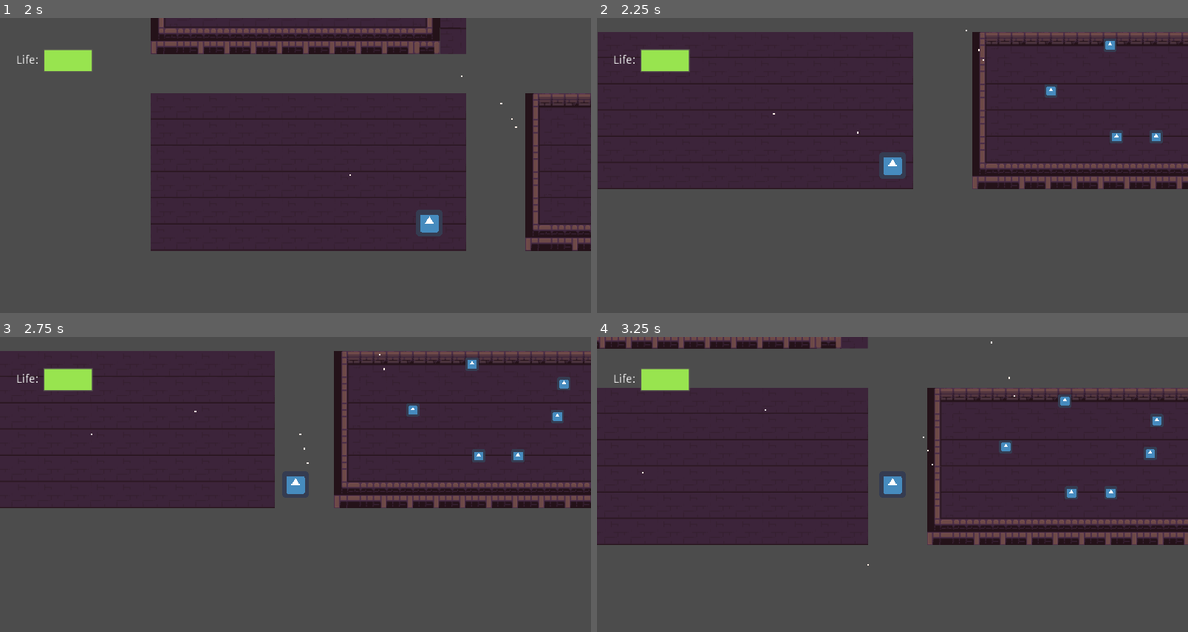
Above: before the commit, frames 1-4 (two rows, left to right).
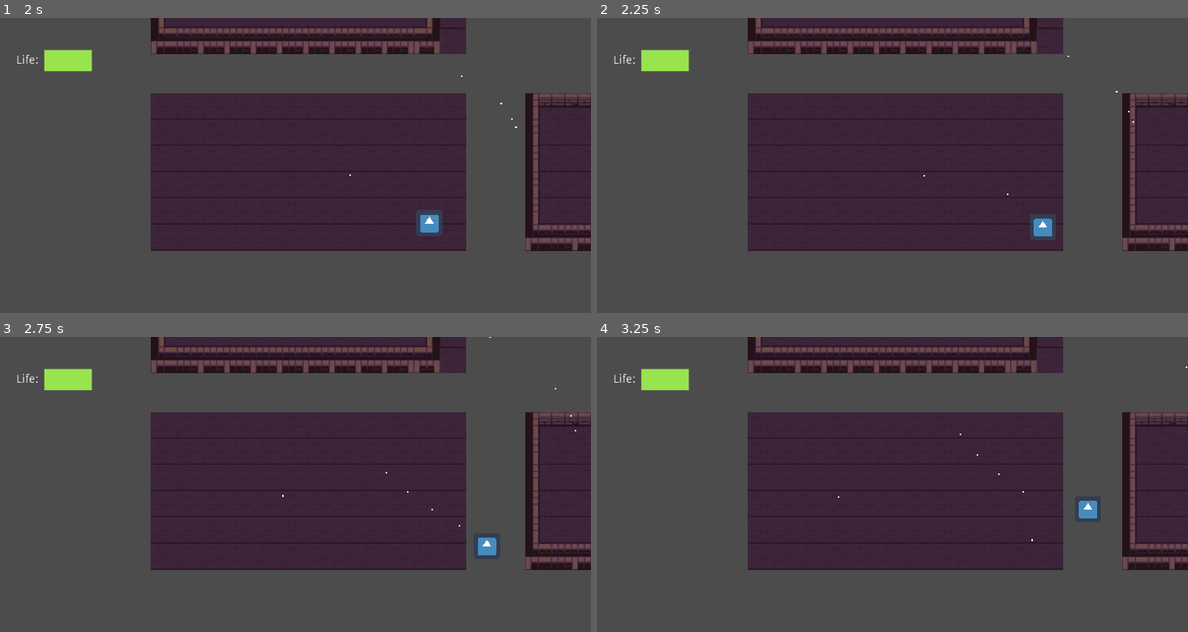
Above: after the commit, the same moments.

Repository: Skuuully/Godot2dTopDown
Game: Godot game, scene res://Scenes/World.tscn
Same seed, same stepped clock (60 frames per second), same inputs: the game is played once before the commit and once after it. The engine's default icon, where the game draws it, is replaced by a stand-in: a white triangle on a blue panel in a dark square.
Inputs (mouse positions are in pixels of both pictures, inside the frame that each line leads up to):
- Up to frame 1 (2 s): tap Enter at 0.5 s; move the mouse to (425, 150) at 0.52 s; press the mouse at (425, 150) at 0.53 s; hold D (right) 0.53-1.28 s; move the mouse to (177, 180) at 1.27 s; release the mouse at (177, 180) at 1.28 s; hold S (down) from 1.28 s (still down); click (177, 180) at 1.35 s
- Up to frame 2 (2.25 s): move the mouse to (951, 100) at 2.02 s; release S (down) at 2.03 s; press the mouse at (951, 100) at 2.03 s; hold D (right) from 2.03 s (still down)
- Up to frame 3 (2.75 s): keep holding D (right)
- Up to frame 4 (3.25 s): move the mouse to (862, 543) at 2.77 s; release D (right) at 2.78 s; release the mouse at (862, 543) at 2.78 s; hold W (up) from 2.78 s (still down); click (862, 543) at 2.85 s

Frame 1 is identical in both runs. In frame 2, 51% of the frame differs, in the area x 0-100%, y 0-79%; in frame 3, 51%; in frame 4, 43%.
Error after the commit: Parse Error: The class "Room" shadows a native class. (res://Scripts/Room.gd:4)

Commit message:
More work on the base enemy states, idle and move should now work together to calculate a route when the player moves and then to change to the mode to follow said route

Diff:
--- a/Prefabs/BasicEnemy.tscn
+++ b/Prefabs/BasicEnemy.tscn
@@ -1,10 +1,12 @@
-[gd_scene load_steps=6 format=2]
+[gd_scene load_steps=7 format=2]
 
 [ext_resource path="res://Scripts/BasicEnemy/BasicEnemyStateMachine.gd" type="Script" id=1]
 [ext_resource path="res://Scripts/BasicEnemy/BasicEnemyIdle.gd" type="Script" id=2]
 [ext_resource path="res://Scripts/BasicEnemy/BasicEnemyMoving.gd" type="Script" id=3]
-[ext_resource path="res://Prefabs/BasicEnemyShooting.gd" type="Script" id=4]
+[ext_resource path="res://Scripts/BasicEnemy/BasicEnemyShooting.gd" type="Script" id=4]
 [ext_resource path="res://Scripts/BasicEnemy/BasicEnemy.gd" type="Script" id=5]
+
+[sub_resource type="RectangleShape2D" id=1]
 
 [node name="BasicEnemy" type="Node"]
 script = ExtResource( 5 )
@@ -20,3 +22,8 @@
 
 [node name="Shooting" type="Node" parent="StateMachine"]
 script = ExtResource( 4 )
+
+[node name="KinematicBody2D" type="KinematicBody2D" parent="."]
+
+[node name="CollisionShape2D" type="CollisionShape2D" parent="KinematicBody2D"]
+shape = SubResource( 1 )
--- a/Scenes/World.tscn
+++ b/Scenes/World.tscn
@@ -9,10 +9,7 @@
 [ext_resource path="res://Scripts/BulletManager.gd" type="Script" id=7]
 [ext_resource path="res://2D Pixel Dungeon Asset Pack/character and tileset/Dungeon_Tileset.png" type="Texture" id=8]
 [ext_resource path="res://Scenes/UI.tscn" type="PackedScene" id=9]
-
-[sub_resource type="Animation" id=1]
-resource_name = "Shockwave"
-length = 0.4
+[ext_resource path="res://Prefabs/BasicEnemy.tscn" type="PackedScene" id=10]
 
 [sub_resource type="NavigationPolygon" id=2]
 vertices = PoolVector2Array( 16, 16, 336, 16, 336, 160, 16, 160 )
@@ -49,9 +46,6 @@
 
 [node name="World" type="Node2D"]
 script = ExtResource( 1 )
-
-[node name="AnimationPlayer" type="AnimationPlayer" parent="."]
-anims/Shockwave = SubResource( 1 )
 
 [node name="GUI" parent="." instance=ExtResource( 9 )]
 margin_left = -8.0
@@ -171,6 +165,8 @@
 "_edit_lock_": true
 }
 
+[node name="BasicEnemy" parent="StartRoom" instance=ExtResource( 10 )]
+
 [node name="TileMap" type="TileMap" parent="StartRoom"]
 z_index = -1
 tile_set = SubResource( 4 )
--- a/Scripts/BasicEnemy/BasicEnemy.gd
+++ b/Scripts/BasicEnemy/BasicEnemy.gd
@@ -1,16 +1,36 @@
-extends Node
+extends Node2D
+class_name BasicEnemy
 
+var rng = RandomNumberGenerator.new()
 
-# Declare member variables here. Examples:
-# var a = 2
-# var b = "text"
+onready var stateMachine = $StateMachine
+var _targetPosition
+var MOVE_RANGE:int = 50
 
+func setPlayerPosition(var playerPosition:Vector2) -> void:
+	_targetPosition = playerPosition
 
-# Called when the node enters the scene tree for the first time.
-func _ready():
-	pass # Replace with function body.
+	pass
 
+# Return - A route to get to a point within
+func getRandCircularPoint():
+	var route = null
 
-# Called every frame. 'delta' is the elapsed time since the previous frame.
-#func _process(delta):
-#	pass
+	var parent = get_parent()
+	if parent != null && parent is Room:
+		var room:Room = parent as Room
+		# Get a Vector2 as some random point on the edge of a circle
+
+		rng.randomize()
+		var x:float = rng.randf_range(-1, 1)
+		var y:float = rng.randf_range(-1, 1)
+		var target:Vector2 = Vector2(x * MOVE_RANGE, y * MOVE_RANGE).normalized()
+		route = room.calculateRoute(global_position, target)
+
+	return route
+
+# Method that can be cheked for on nodes to determine if the node is an enemy
+# node.has_method("isEnemy") will return true, the method need not do anything
+# special
+func isEnemy():
+	pass
--- a/Scripts/BasicEnemy/BasicEnemyIdle.gd
+++ b/Scripts/BasicEnemy/BasicEnemyIdle.gd
@@ -4,3 +4,9 @@
 func enter() -> void:
 	# Change the animation to idle
 	pass
+
+func playerMoved(var playerPosition:Vector2) -> void:
+	var base:BasicEnemy = _stateMachine.get_parent()
+	if base != null:
+		_stateMachine.movingState.setRoute(base.getRandCircularPoint())
+	pass
--- a/Scripts/BasicEnemy/BasicEnemyMoving.gd
+++ b/Scripts/BasicEnemy/BasicEnemyMoving.gd
@@ -2,23 +2,44 @@
 class_name BasicEnemyMoving
 
 var _route = null
+var MOVE_SPEED:int = 20
 
 func enter() -> void:
 	# Change the animation state to moving
-	_findRoute()
+	if _route != null:
+		_findRoute()
 
 func update() -> void:
 	_followRoute()
 	pass
 
 func _followRoute() -> void:
-	if _route != null && _route.size > 0:
-		pass
+	if (_route == null) || (_route.size() < 0):
+		_stateMachine.changeState(BasicEnemyStateMachine.State.IDLE)
+	else:
+		# There is a route set so go ahead and follow it
+		var rigidbodyNode = _stateMachine.get_parent()
+		var dir:Vector2 = (_route[0] - rigidbodyNode.global_position).normalized()
 
-		# At end of route now transition to shoot
-		_stateMachine.changeState(BasicEnemyStateMachine.State.SHOOTING)
-	pass
+		if dir == Vector2.ZERO:
+			_route.remove(0)
+			dir = (_route[0] - rigidbodyNode.global_position).normalized()
+
+		rigidbodyNode.move_and_slide(dir * MOVE_SPEED)
+
+		if rigidbodyNode.global_position == _route[0]:
+			_route.remove(0)
+			if _route.size() < 1:
+				# At end of route now transition to shoot
+				_route = null
+				_stateMachine.changeState(BasicEnemyStateMachine.State.SHOOTING)
 
 func _findRoute() -> void:
-	# Setup the route using the navigation mesh
-	pass
+	# The base enemy node
+	var baseNode = _stateMachine.get_parent()
+	if baseNode != null:
+		var base:BasicEnemy = baseNode as BasicEnemy
+		_route = base.getRandCircularPoint()
+
+func setRoute(var route:PoolVector2Array) -> void:
+	_route = route
--- a/Scripts/BasicEnemy/BasicEnemyState.gd
+++ b/Scripts/BasicEnemy/BasicEnemyState.gd
@@ -1,7 +1,9 @@
 extends Node
 class_name BasicEnemyState
 
-var _stateMachine:BasicEnemyStateMachine = get_parent()
+# Will be of type BasicEnemyStateMachine cannot statically type as will cause cyclic
+# dependancy
+var _stateMachine = get_parent()
 
 # Should handle any functionality that should occur within the _physics_process
 func update() -> void:
--- a/Scripts/BasicEnemy/BasicEnemyStateMachine.gd
+++ b/Scripts/BasicEnemy/BasicEnemyStateMachine.gd
@@ -4,8 +4,13 @@
 # Different states for the state machine
 enum State {IDLE, MOVING, SHOOTING}
 
-# The currentStaet of the node, default to idle
-onready var currentState:BasicEnemyState = $Idle
+# The base enemy class
+var baseEnemy = get_parent()
+
+# The currentState of the node, default to idle
+# The state will be of type BasicEnemyState, not statically typed to avoid
+# cyclic dependancy
+onready var currentState = $Idle
 
 # Node for the idle state
 onready var idleState = $Idle
@@ -15,6 +20,8 @@
 
 # Node for the shooting state
 onready var shootingState = $Shooting
+
+var route = null;
 
 func _physics_process(delta:float) -> void:
 	currentState.update()
@@ -32,3 +39,8 @@
 			currentState = shootingState
 
 	currentState.enter()
+
+func playerMoved(var playerPos:Vector2) -> void:
+	if currentState.has_method("playerMoved"):
+		currentState.playerMoved(playerPos)
+	pass
--- a/Scripts/EnemyNavigation2D.gd
+++ b/Scripts/EnemyNavigation2D.gd
@@ -16,6 +16,10 @@
 
 	return route
 
+func getRoute(var startPosition:Vector2, var targetPosition:Vector2) -> PoolVector2Array:
+	var closestPt = get_closest_point(targetPosition)
+	return get_simple_path(startPosition, closestPt)
+
 func setPlayerPosition(position):
 	# minus the parents position(room position) to get the player position
 	# relative to the room
--- a/Scripts/Room.gd
+++ b/Scripts/Room.gd
@@ -1,6 +1,7 @@
 # Room
 
 extends Node2D
+class_name Room
 
 enum state {ACTIVE, INACTIVE}
 var currentState
@@ -45,7 +46,10 @@
 		_navigation.setPlayerPosition(position)
 
 		for enemy in _enemies:
-			enemy.setRoute(_navigation._getRouteToPlayer(enemy.global_position))
+			if enemy.has_method("setRoute"):
+				enemy.setRoute(_navigation._getRouteToPlayer(enemy.global_position))
+			elif enemy.has_method("setPlayerPosition"):
+				enemy.setPlayerPosition(position)
 
 # Handler for room bounds body entered method
 func _bodyEntered(body):
@@ -67,6 +71,9 @@
 func getCameraPosition():
 	return _camera.position
 
+func calculateRoute(var currentPosition:Vector2, var targetPosition:Vector2) -> PoolVector2Array:
+	return _navigation.getRoute(currentPosition, targetPosition)
+
 # Method that can be cheked for on nodes to determine if the node is a room
 # node.has_method("isRoom") will return true, the method need not do anything
 # special
--- a/project.godot
+++ b/project.godot
@@ -9,6 +9,11 @@
 config_version=4
 
 _global_script_classes=[ {
+"base": "Node2D",
+"class": "BasicEnemy",
+"language": "GDScript",
+"path": "res://Scripts/BasicEnemy/BasicEnemy.gd"
+}, {
 "base": "BasicEnemyState",
 "class": "BasicEnemyIdle",
 "language": "GDScript",
@@ -43,15 +48,22 @@
 "class": "Player",
 "language": "GDScript",
 "path": "res://Scripts/Player.gd"
+}, {
+"base": "Node2D",
+"class": "Room",
+"language": "GDScript",
+"path": "res://Scripts/Room.gd"
 } ]
 _global_script_class_icons={
+"BasicEnemy": "",
 "BasicEnemyIdle": "",
 "BasicEnemyMoving": "",
 "BasicEnemyState": "",
 "BasicEnemyStateMachine": "",
 "Bullet": "",
 "Enemy": "",
-"Player": ""
+"Player": "",
+"Room": ""
 }
 
 [application]
Renamed: Prefabs/BasicEnemyShooting.gd -> Scripts/BasicEnemy/BasicEnemyShooting.gd
